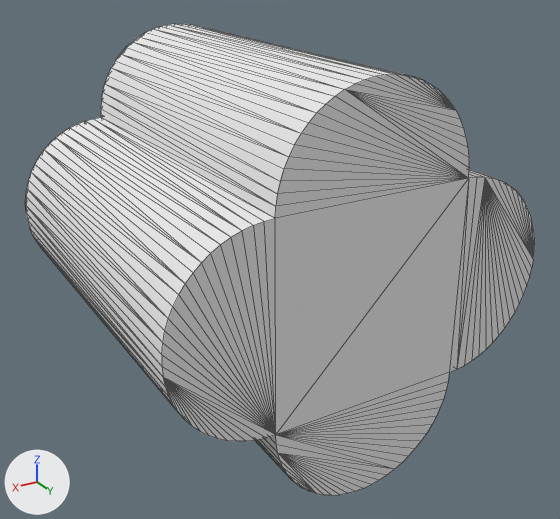
An edit to the OBJ model lgmcts/assets/kitting/flower.obj, drawn before and after from the same camera.
Camera for both pictures: a camera (50 mm lens) standing at (19.3, 24.2, 15.3) and looking at (-0.6, -9.0, -1.3). The lights are fixed; the arrows at lower left show +X, +Y and +Z. Mesh edges are drawn as thin lines. Where no turn or scale is listed for an object, it has been applied to the vertices.

The first picture shows 'obj_0'.
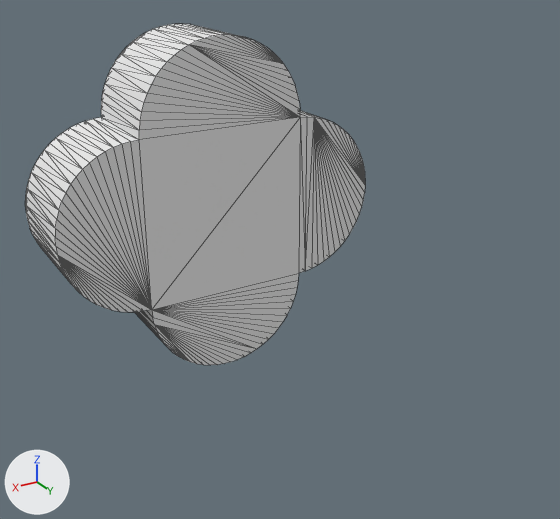
The newer file is also rescaled (x0.00289), turned or shifted as a whole; pictures and numbers use the older file's frame.

What differs and where, as boxes (x1, y1, x2, y2) in the pictures (560 x 519 px):
'obj_0', reshaped (33% narrower, 28% shorter): before (25, 24, 535, 495); after (25, 24, 365, 365)
part 1 of me_obj_0, deleted: before (25, 24, 535, 495)
part 2 of me_obj_0, added: after (25, 24, 365, 365)

The change, as a diff of the scene's bpy script:
```diff
--- a/lgmcts/assets/kitting/flower.obj.py
+++ b/lgmcts/assets/kitting/flower.obj.py
@@ me_obj_0 @@
 # used by ob_obj_0; location = (0.0, 0.0, 0.0)
-me_obj_0.from_pydata(...)  # 256 vertices, 508 faces; spans x -10.0..10.0, y -20.0..0.0, z -10.0..10.0
+me_obj_0.from_pydata(...)  # 256 vertices, 508 faces; spans x -10.0..10.0, y -20.0..-14.0, z -10.0..10.0
+# me_obj_0 part 1: 128 vertices removed from x -10.0..10.0, y 0.0, z -10.0..10.0
+# me_obj_0 part 2: 128 vertices added at x -10.0..10.0, y -14.0, z -10.0..10.0
 me_obj_0.materials.append(mat_color_1206582)
```
